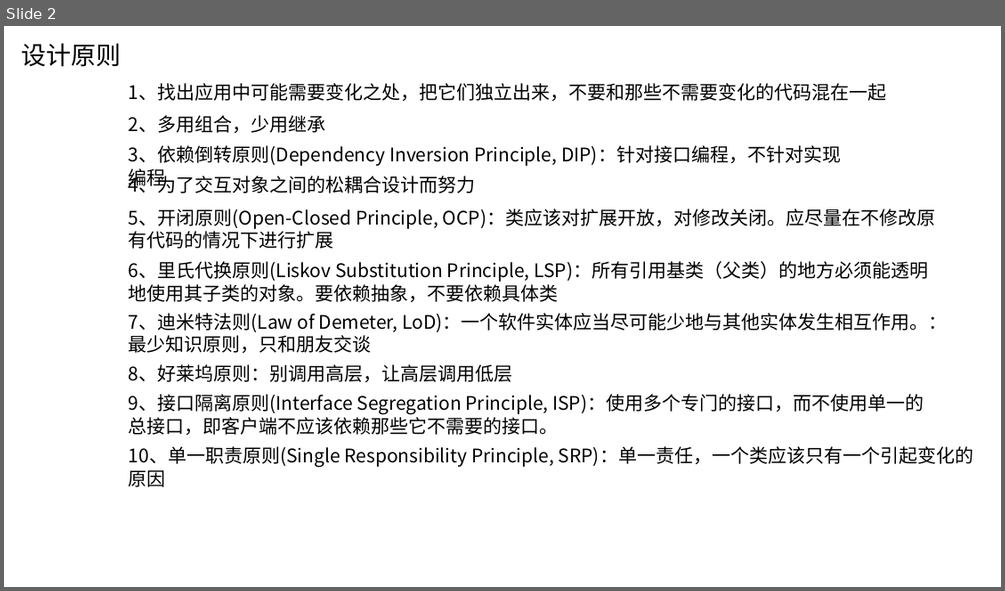
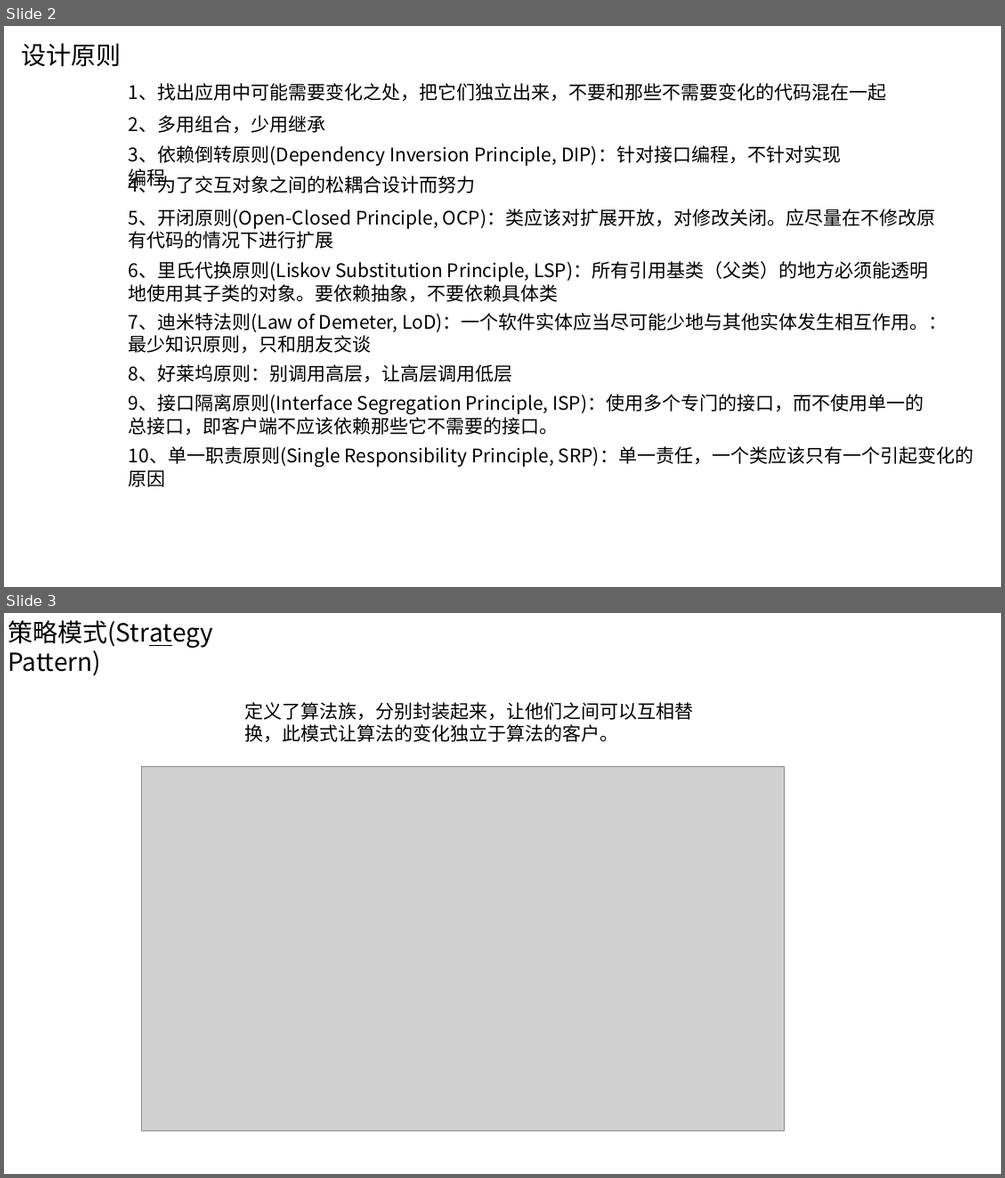
Before and after one commit to wscncxy/saiDOC, a slide deck: 设计模式1-beta.pptx. Shown one above the other, each under a label of ours: slide 2 before the commit, slides 2 and 3 after it. The pictures are 1005x591 and 1005x1178 pixels, drawn with LibreOffice and Linux fonts; fonts in the diff are those of the drawing; grey boxes stand for pictures; background and template pictures are left out. Boxes give left, top, right and bottom in pixels: in the first picture for what was removed or moved away, otherwise in the second. Text is boxed around its words. In the diff, an @@ line names an element or a change of style, - is before the commit and + after.

```diff
--- a/设计模式1-beta.pptx
+++ b/设计模式1-beta.pptx
@@ slide 3 added at (x1=4, y1=613, x2=1001, y2=1174), background picture (left out) @@
@@ text added at (x1=8, y1=620, x2=213, y2=676), 24 pt, text #000000 @@
+策略模式(Strategy Pattern)
@@ text added at (x1=244, y1=702, x2=693, y2=742), 18 pt, text #000000 @@
+定义了算法族，分别封装起来，让他们之间可以互相替换，此模式让算法的变化独立于算法的客户。
@@ picture added at (x1=142, y1=766, x2=784, y2=1130) @@
```
Also in this commit, not shown: 3 other slides added, 4 slides removed, 2 other files.
